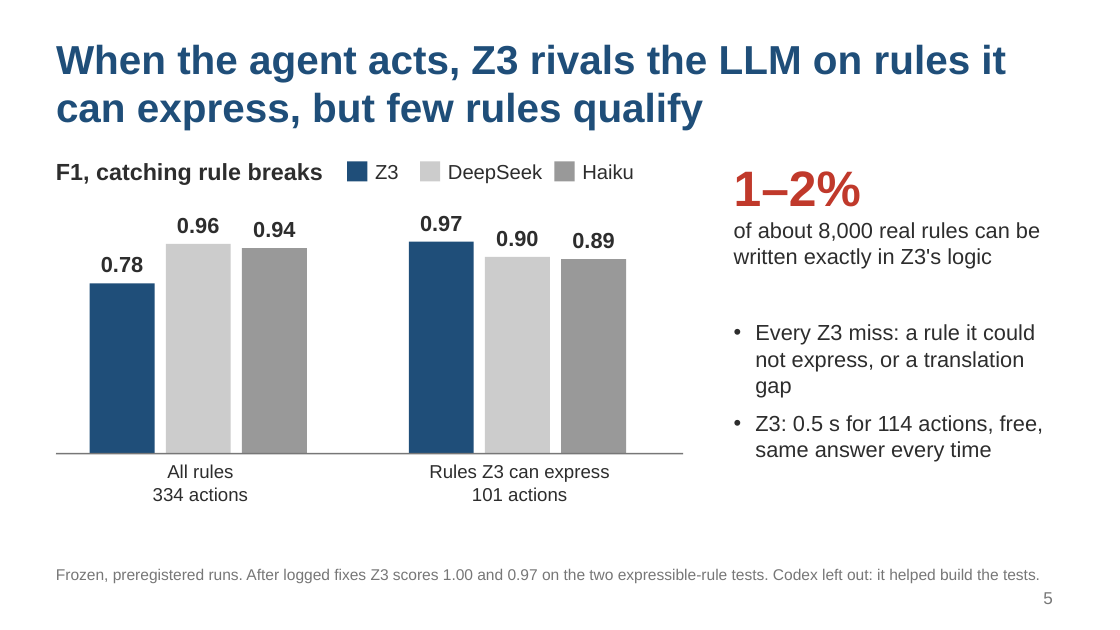
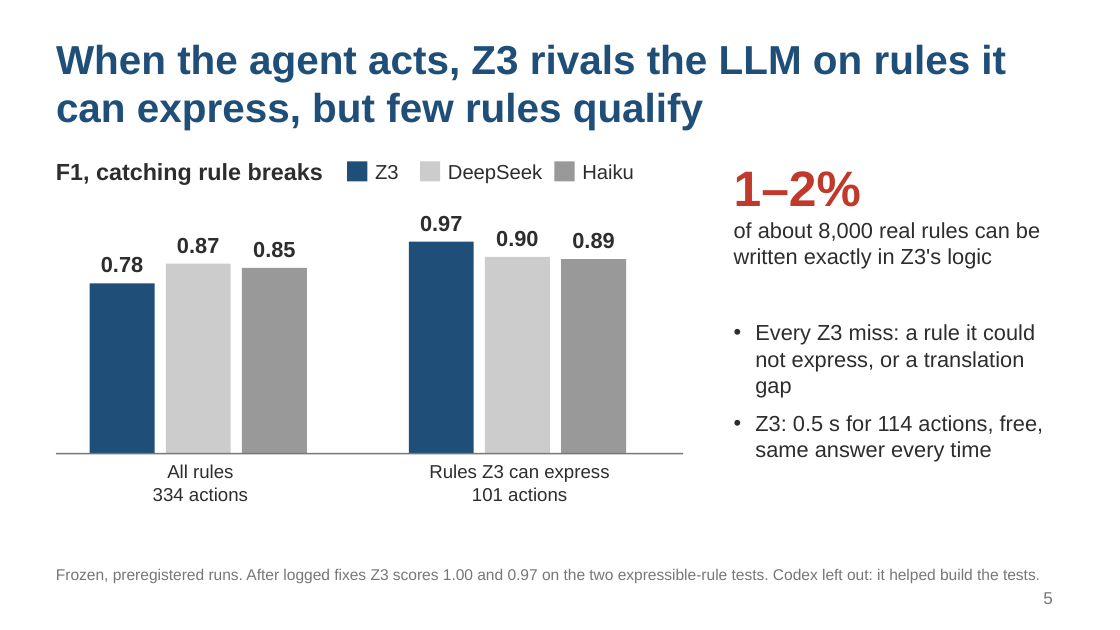
Before and after one commit to Ayingxizhao/memclash, a slide deck: slide 5 of docs/talk/talk.pptx. Drawn at 1120x630 pixels with LibreOffice and Linux fonts; fonts in the diff are those of the drawing. Boxes give left, top, right and bottom in pixels: in the first picture for what was removed or moved away, otherwise in the second. Text is boxed around its words. In the diff, an @@ line names an element or a change of style, - is before the commit and + after.

Commit message:
Correct all-rules F1: DeepSeek 0.87, Haiku 0.85

```diff
--- a/docs/talk/talk.pptx
+++ b/docs/talk/talk.pptx
@@ text at [177,238,219,254]: text changed @@
-0.96
+0.87
@@ rectangle: place and size @@
-rectangle at [166,244,231,454]
+rectangle at [166,263,231,454]
@@ rectangle: place and size @@
-rectangle at [242,249,307,454]
+rectangle at [242,268,307,454]
@@ text at [253,242,295,258]: text changed @@
-0.94
+0.85
```
Also in this commit, not shown: 4 other files.
